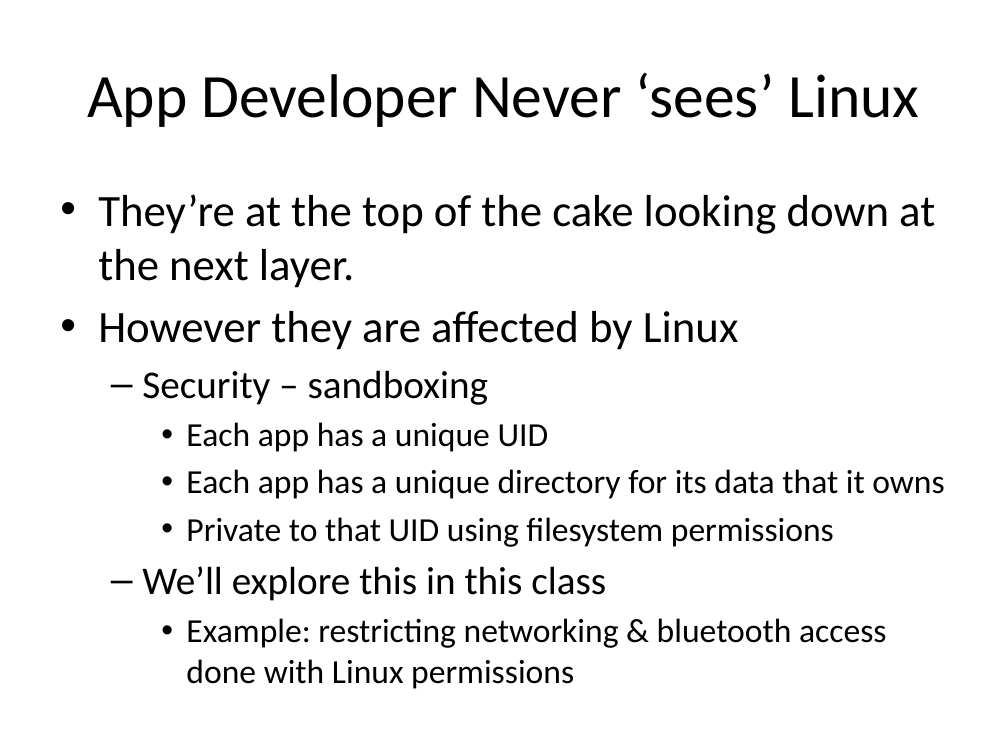
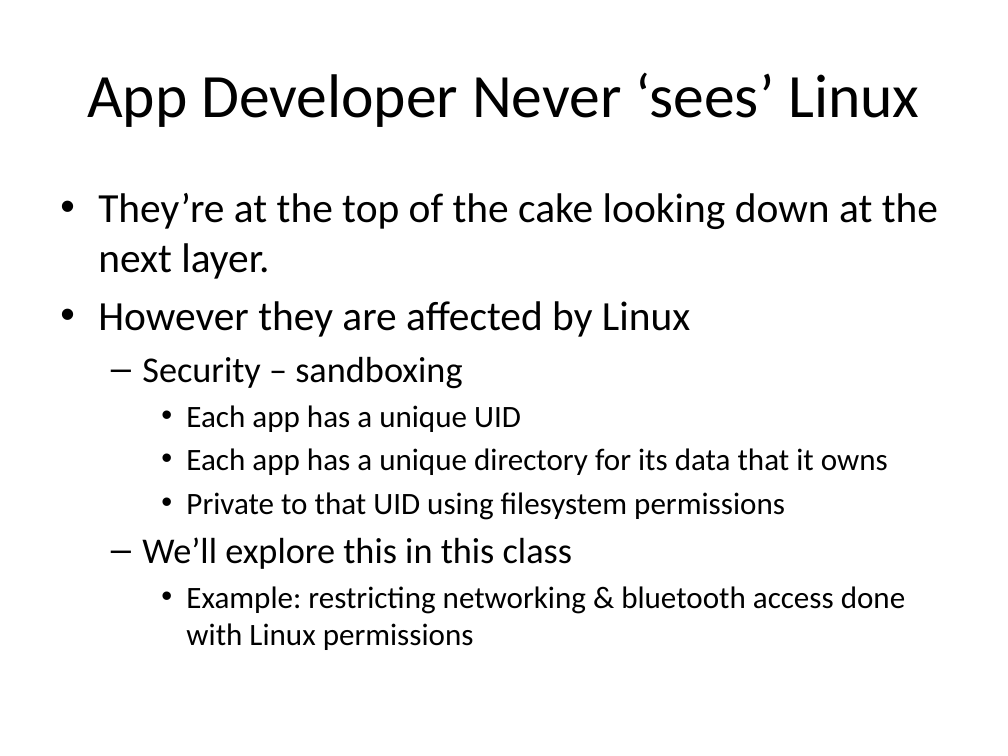
Before and after one commit to thenewcircle/internals-2012-07-09, a slide deck: slide 9 of docs/02-android-stack.pptx. Drawn at 1008x756 pixels with LibreOffice and Linux fonts; fonts in the diff are those of the drawing. Boxes give left, top, right and bottom in pixels: in the first picture for what was removed or moved away, otherwise in the second. Text is boxed around its words. In the diff, an @@ line names an element or a change of style, - is before the commit and + after.

```diff
--- a/docs/02-android-stack.pptx
+++ b/docs/02-android-stack.pptx
@@ text "They’re at the top of ..." at <box>98,193,938,650</box>: size 32 to 29.6 pt in "They’re at the top of the cake ...", "However they are affected by Linux"; size 28 to 25.9 pt in "Security – sandboxing", "We’ll explore this in this class"; size 24 to 22.2 pt in "Each app has a unique UID", "Each app has a unique directory for ...", "Private to that UID using filesystem permissions", "Example: restricting networking & bluetooth access done ..." @@
```
Also in this commit, not shown: 1 other slide changed, 1 other file.
